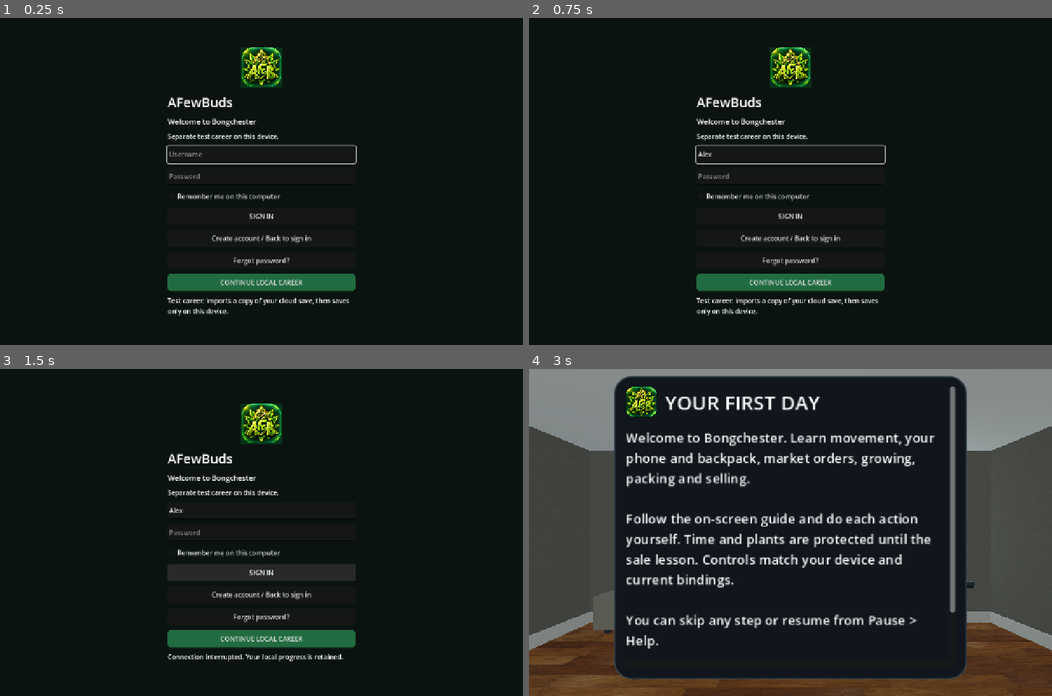
Above: before the commit, frames 1-4 (two rows, left to right).
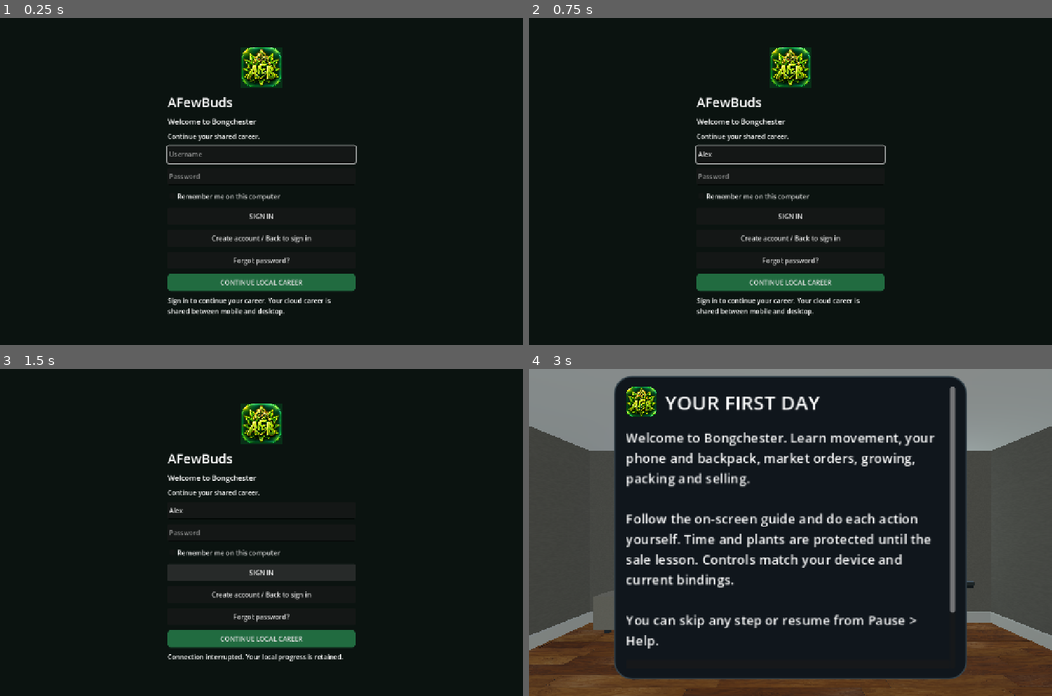
Above: after the commit, the same moments.

Repository: FFDevelopment/afewbuds-3d-prototype
Game: Godot game, scene res://account/login.tscn
Two runs of this game, one before a commit and one after it. Both use one fixed random seed, a clock stepped at 60 frames per second and the inputs below.
Inputs (mouse positions are in pixels of both pictures, inside the frame that each line leads up to):
- Up to frame 1 (0.25 s): no input
- Up to frame 2 (0.75 s): click (790, 155) at 0.52 s; type "Alex" at 0.6 s
- Up to frame 3 (1.5 s): click (261, 525) at 0.75 s; type "12" at 0.83 s; click "SIGN IN" at 1.25 s
- Up to frame 4 (3 s): click "SIGN IN" at 2 s; click "CONTINUE LOCAL CAREER" at 2.75 s

The runs differ from the first frame. In frame 1, 0.8% of the frame differs, in the area x 32-67%, y 35-91%; in frame 2, 0.8%; in frame 3, 0.2%; in frame 4, nothing differs.

Commit message:
Prepare equipment beta with shared careers and preserved session hotfix

Diff:
--- a/game/account/cloud.gd
+++ b/game/account/cloud.gd
@@ -10,11 +10,11 @@
 # Existing public AFewBuds API configuration; no admin/service-role credentials.
 const BASE := "https://nlrrnhdcjrnfuftyoaqn.supabase.co"
 const API_KEY := "sb_publishable_f8LrZYozO8h2xAvn90L-gw_dZiaUwTY"
-const CONNECTION_NOTE := "Test career: imports a copy of your cloud save, then saves only on this device."
+const CONNECTION_NOTE := "Sign in to continue your career. Your cloud career is shared between mobile and desktop."
 const LEGACY_ACTIVE := "user://afewbuds_3d_prototype_save.json"
 var ACTIVE:String="user://play_runtime_"+str(OS.get_process_id())+".json"
-const SESSION := "user://expansion_session.json"
-var inventory_preview := true
+const SESSION := "user://account_session.json"
+var inventory_preview := false
 var service_url := BASE
 var session: Dictionary = {}
 var remote_signature := ""
@@ -23,6 +23,7 @@
 var pending: Dictionary = {}
 var busy := false
 var blocked := false
+var block_reason := ""
 var launched := false
 var generation := 0
 var leaderboard_error := ""
@@ -107,7 +108,7 @@
 	return data
 
 func fingerprint(save: Dictionary) -> String:
-	return JSON.stringify(save, "", true, true).sha256_text()
+	return JSON.stringify(wire_numbers(save), "", true, true).sha256_text()
 
 func set_status(message: String, attention: bool = false) -> void:
 	sync_warning = attention
@@ -135,7 +136,7 @@
 
 func cache_path() -> String:
 	if career_key=="guest":return "user://career_guest.json"
-	return "user://" + ("expansion_career_" if inventory_preview else "shared_career_") + career_key + ".json"
+	return "user://" + ("career_" if inventory_preview else "shared_career_") + career_key + ".json"
 
 func settings_path() -> String:
 	return "user://desktop_" + career_key + ".json"
@@ -148,6 +149,7 @@
 		if not original.is_empty(): write_json("user://career_guest.json", {"save": original, "remote_signature": "", "dirty": false})
 		write_json("user://guest_migrated.json", {"done": true})
 	blocked = false
+	block_reason = ""
 	pending = {}
 	generation += 1
 	if guest:
@@ -179,7 +181,7 @@
 		var cached := read_json(cache_path())
 		if inventory_preview and cached.get("inventory_preview",false):cloud=cached.get("save",{});remote_signature=fingerprint(cloud)
 		if cached.get("dirty", false):
-			if str(cached.get("remote_signature", "")) != remote_signature and fingerprint(cached.get("save", {})) != remote_signature and not use_cloud:
+			if str(cached.get("remote_signature", "")) not in [remote_signature, JSON.stringify(cloud, "", true, true).sha256_text()] and fingerprint(cached.get("save", {})) != remote_signature and not use_cloud:
 				return {"conflict": true, "error": "Another version saved this career. Continue from cloud to keep its progress. Your desktop copy will be backed up."}
 			if use_cloud:
 				write_json(cache_path() + ".backup", cached)
@@ -241,26 +243,15 @@
 	while not pending.is_empty() and not blocked:
 		var outgoing := pending.duplicate(true)
 		pending = {}
-		# Existing API has no compare-and-swap endpoint. Check the exact career
-		# last loaded before uploading, and stop on a known external change.
-		var latest := await request_rpc("afb_get_save", {"p_session_token": session.session_token})
-		if epoch != generation: break
-		if latest.has("error"):
-			if pending.is_empty(): pending = outgoing
-			set_status("Saved locally. Cloud unavailable — retry with F5.", true)
-			break
-		var latest_save: Dictionary = latest.get("save_json", {}) if latest.get("exists", false) else {}
-		if fingerprint(latest_save) != remote_signature and fingerprint(latest_save)!=fingerprint(outgoing):
-			blocked = true
-			if pending.is_empty(): pending = outgoing
-			set_status("Cloud changed in another version. Saved locally; return to sign-in to load cloud.", true)
-			break
+		# The server atomically checks play ownership and revision. JSON text
+		# comparisons are not a reliable substitute for that check.
 		set_status("Saving to AFewBuds cloud…")
 		var result := await request_rpc("afb_save_career", {"p_session_token": session.session_token,"p_play_id":play_id,"p_revision":revision,"p_save_json": outgoing})
 		if epoch != generation: break
 		if result.has("error") or not result.get("ok", false):
 			if pending.is_empty(): pending = outgoing
-			blocked = str(result.get("reason", "")) in ["save_conflict", "client_update_required", "save_schema_newer", "cloud_newer","session_replaced","session_invalid"]
+			block_reason = str(result.get("reason", ""))
+			blocked = block_reason in ["save_conflict", "client_update_required", "save_schema_newer", "cloud_newer","session_replaced","session_invalid"]
 			set_status("Cloud conflict — saved locally. Return to sign-in to load the newer career." if blocked else "Saved locally. Cloud unavailable — retry with F5.", true)
 			break
 		revision=int(result.get("revision",revision+1));last_contact=Time.get_ticks_msec()
@@ -281,6 +272,7 @@
 	session.clear()
 	pending = {}
 	blocked = false
+	block_reason = ""
 	if FileAccess.file_exists(SESSION): DirAccess.remove_absolute(ProjectSettings.globalize_path(SESSION))
 
 func new_play_id() -> String:
@@ -300,10 +292,11 @@
 	heartbeat_busy=false
 	if epoch!=generation:return
 	if result.has("error"):return
+	var state:String=str(result.get("state",""))
+	if state not in ["active","handoff","replaced"]:return
 	last_contact=Time.get_ticks_msec()
-	var state:String=str(result.get("state","replaced"))
 	if state=="handoff":handoff_pending=true
-	if state=="replaced":blocked=true;launched=false
+	if state=="replaced":blocked=true;block_reason="session_replaced";launched=false
 	session_event.emit(state)
 func release_play() -> bool:
 	if inventory_preview or session.is_empty():return true
--- a/game/account/cloud_test.gd
+++ b/game/account/cloud_test.gd
@@ -34,11 +34,25 @@
 	check(not cloud.remote.runtime.has("prototype_player") and cloud.remote.runtime.current_view == "main_grow_door", "camera isolated from shared save")
 	check(cloud.remote.future_field.keep and cloud.remote.runtime.future == 7, "unknown root and runtime fields retained")
 	check(cloud.read_json(cloud.settings_path()).x == 2, "camera persisted per account on desktop")
+	check(cloud.fingerprint({"cash":500,"items":[1,2.0]}) == cloud.fingerprint(JSON.parse_string('{"cash":500,"items":[1,2]}')), "Equivalent JSON numbers keep the same save signature")
+	cloud.json_roundtrip=true
+	cloud.queue_save({"cash":501,"save_schema":2})
+	await cloud.flush()
+	while cloud.busy:await process_frame
+	cloud.queue_save({"cash":502,"save_schema":2})
+	await cloud.flush()
+	while cloud.busy:await process_frame
+	check(not cloud.blocked and cloud.remote.cash==502,"Repeated saves survive server JSON number normalization")
+	cloud.heartbeat_state=""
+	await cloud.heartbeat()
+	check(cloud.launched and not cloud.blocked,"Malformed heartbeat does not invent another active session")
+	cloud.heartbeat_state="active"
 	cloud.remote.cash = 700
+	cloud.server_revision += 1
 	cloud.queue_save({"cash": 550, "save_schema": 2})
 	await cloud.flush()
 	while cloud.busy: await process_frame
-	check(cloud.blocked and cloud.remote.cash == 700, "concurrent regular save blocks stale desktop upload")
+	check(cloud.blocked and cloud.block_reason=="save_conflict" and not cloud.session.is_empty() and cloud.remote.cash == 700, "concurrent regular save blocks stale desktop upload")
 	result = await cloud.prepare()
 	check(result.get("conflict", false), "pending desktop conflict requires cloud restore decision")
 	result = await cloud.prepare(false, true)
--- a/game/account/login.gd
+++ b/game/account/login.gd
@@ -55,7 +55,7 @@
 	box.add_child(logo)
 	label("AFewBuds", 32)
 	label("Welcome to Bongchester", 18)
-	label("Separate test career on this device.", 16)
+	label("Continue your shared career.", 16)
 	username = field("Username")
 	username.max_length = 20
 	password = field("Password", true)
--- a/game/account/mock_cloud.gd
+++ b/game/account/mock_cloud.gd
@@ -6,6 +6,7 @@
 var server_revision := 0
 var active_play := ""
 var heartbeat_state := "active"
+var json_roundtrip := false
 func request_rpc(method: String, payload: Dictionary) -> Dictionary:
 	await get_tree().process_frame
 	if fail_network: return {"error": "offline"}
@@ -23,7 +24,7 @@
 		if str(payload.p_play_id)!=active_play:return {"ok":false,"reason":"session_replaced"}
 		if int(payload.p_revision)!=server_revision:return {"ok":false,"reason":"save_conflict"}
 		if reject_save: return {"ok": false, "reason": "cloud_newer"}
-		remote = payload.p_save_json.duplicate(true)
+		remote = JSON.parse_string(JSON.stringify(wire_numbers(payload.p_save_json), "", true, true)) if json_roundtrip else payload.p_save_json.duplicate(true)
 		writes += 1
 		server_revision+=1
 		return {"ok": true, "revision":server_revision,"saved_unix": remote.get("saved_unix", 0)}
--- a/game/account/preview_test.gd
+++ b/game/account/preview_test.gd
@@ -10,7 +10,7 @@
  if not ok:failures+=1;push_error(label)
  else:print("PASS ",label)
 func run():
- var c=Preview.new();root.add_child(c)
+ var c=Preview.new();c.inventory_preview=true;root.add_child(c)
  c.accept_session({"account_id":"preview-qa","username":"QA","session_token":"fixture"},false)
  var result:Dictionary=await c.prepare()
  check(result.get("ok",false) and c.baseline.cash==1234,"Preview imports live career read-only")
--- a/game/project.godot
+++ b/game/project.godot
@@ -2,7 +2,7 @@
 
 [application]
 config/name="AFewBuds"
-config/version="0.16.0-equipment.4"
+config/version="0.16.0-beta.1"
 run/main_scene="res://account/login.tscn"
 config/features=PackedStringArray("4.7", "GL Compatibility")
 config/icon="res://assets/branding/afb_app_icon.png"
--- a/game/prototype/apartment.gd
+++ b/game/prototype/apartment.gd
@@ -287,7 +287,8 @@
 		elif not fp_sync_warning.is_empty() and not message.begins_with("Saving "):
 			if status_label.text == fp_sync_warning:status_label.text = ""
 			fp_sync_warning = ""
-	if AFBCloud.blocked and inventory_system!=null:inventory_system.session_menu.on_cloud_event("replaced")
+	if AFBCloud.blocked and inventory_system!=null:
+		inventory_system.session_menu.on_cloud_event("replaced" if AFBCloud.block_reason in ["session_replaced","session_invalid"] else "save_conflict")
 
 func _close_active_panel() -> bool:
 	if inventory_system.packing.is_open():inventory_system.packing.close();return true
--- a/game/prototype/equipment_test.gd
+++ b/game/prototype/equipment_test.gd
@@ -208,6 +208,14 @@
    check(not rect.intersects(m.bounds(shelf_id,shelf_at,int(shelf_entry.yaw)).grow(.4)),"Utility leaves clear access to original grow shelf")
   check(not utility_bounds[0].intersects(utility_bounds[1]),"Water and ventilation no longer overlap")
  check(inv.contents("apartment:supply")==stock_before and m.state.items.legacy_supply.sku==tier_before,"Repair retains shelf stock and purchased tier")
+ m.state.items.legacy_water_kit.property="apartment"
+ m.state.items.legacy_water_kit.position=[-3.2,0,-5.1]
+ m.state.items.legacy_water_kit.utility_layout_version=1
+ m.repair_utility_positions()
+ check(m.state.items.legacy_water_kit.position==m.utility_position("apartment","water_kit"),"Earlier automatic layout updates to the clear utility wall")
+ var repaired:Array=m.state.items.legacy_water_kit.position.duplicate()
+ m.repair_utility_positions()
+ check(m.state.items.legacy_water_kit.position==repaired,"Utility repair is idempotent")
  m.state.items.legacy_water_kit.position=[-3.8,0,-5.3]
  m.state.items.legacy_water_kit.player_placed=true
  m.state.items.legacy_water_kit.erase("utility_layout_version")
--- a/game/prototype/inventory_test.gd
+++ b/game/prototype/inventory_test.gd
@@ -16,7 +16,7 @@
  var desktop:bool=ResourceLoader.exists("res://prototype/apartment.tscn")
  if desktop:
   var cloud=root.get_node("AFBCloud")
-  check(cloud.inventory_preview,"Expansion test defaults to isolated local careers")
+  check(not cloud.inventory_preview,"Public beta defaults to shared cloud careers")
   cloud.inventory_preview=true
   cloud.launched=true;cloud.session={"account_id":"inventory-fixture","username":"Preview","session_token":"not-a-real-token"}
   cloud.baseline={"cash":80,"lifetime_revenue":36130}
--- a/game/prototype/police_test.gd
+++ b/game/prototype/police_test.gd
@@ -79,8 +79,9 @@
 	check(buried_trim.is_empty(),"Wall-base trim is surface-mounted and not buried in masonry")
 	check(stair_nosings==19,"Top stair nosing stops at the upstairs landing edge")
 	player.position=station.point(11.2,.1,30)
-	game.camera.position=player.position+Vector3.UP*2.16;game.camera.look_at(station.point(11.2,1.6,28));await frames()
-	game._use_target();await create_timer(.5).timeout
+	game.camera.position=player.position+Vector3.UP*2.16;game.camera.look_at(station.point(11.2,1.6,28))
+	player.yaw=game.camera.rotation.y;player.pitch=game.camera.rotation.x;await frames()
+	game._use_target();await create_timer(.5,true,true).timeout
 	check(station.get_node("PUBLIC_ENTRANCE").opened,"Native raycast interaction opens police entrance")
 	for door in station.doors:
 		if not door.opened:door.toggle(station.point(12,2.16,15))
--- a/game/prototype/session_ui_test.gd
+++ b/game/prototype/session_ui_test.gd
@@ -41,6 +41,16 @@
  check(game.session_paused and menu.cloud_locked,"Lost session verification prevents resuming gameplay")
  menu.on_cloud_event("active");game._resume_gameplay()
  check(not game.session_paused and not menu.cloud_locked,"Verified connection permits explicitly resuming")
+ if desktop:
+  var cloud=root.get_node("AFBCloud")
+  cloud.session={"account_id":"fixture", "session_token":"fixture", "username":"QA"}
+  cloud.pending={"cash":123}
+  cloud.blocked=true;cloud.block_reason="save_conflict"
+  game._on_cloud_status("Cloud conflict — saved locally.")
+  check(menu.cloud_state=="save_conflict" and menu.cloud_locked,"Save conflict is distinct from another active session")
+  check(not cloud.session.is_empty() and not cloud.pending.is_empty(),"Save conflict preserves login and pending progress")
+  cloud.session={};cloud.pending={};cloud.blocked=false;cloud.block_reason=""
+  menu.on_cloud_event("active")
  game._pause_gameplay()
  var probe:=ExitProbe.new();root.add_child(probe);inv.session_menu=probe
  game.cash=1234
--- a/game/scripts/property_furniture.gd
+++ b/game/scripts/property_furniture.gd
@@ -40,7 +40,7 @@
  "house":{"living":Rect2(25.4,-4.6,7.65,7.15),"packing":Rect2(37,-4.6,7.6,7.15),"kitchen":Rect2(25.4,-13.55,5.5,6.1),"bathroom":Rect2(31.7,-13.55,2.05,6.1),"bedroom":Rect2(34.65,-13.55,3.5,6.1),"grow":Rect2(39.05,-13.55,5.55,6.1)}}
 # Front grow-room corners keep migrated utility units clear of shelves and tents.
 const UTILITY_POSITIONS={
- "apartment":{"water_kit":Vector3(-3.2,0,-5.1),"ventilation":Vector3(3.2,0,-5.1)},
+ "apartment":{"water_kit":Vector3(3.8,0,-5.1),"ventilation":Vector3(3.8,0,-6.4)},
  "house":{"water_kit":Vector3(39.65,0,-8.2),"ventilation":Vector3(40.65,0,-8.2)}}
 const CURBS={"apartment":Vector3(-2,0,7.2),"house":Vector3(34.8,0,4.8)}
 var host:Node
@@ -115,12 +115,14 @@
   var id:String="legacy_"+str(sku)
   if not state.items.has(id):continue
   var e:Dictionary=state.items[id]
-  if e.get("utility_layout_version",0)>=1:continue
+  if e.get("utility_layout_version",0)>=2:continue
   var p:Array=e.get("position",[])
-  # Repair only the old generated spawn, never a player's chosen placement.
-  if not e.get("player_placed",false) and e.get("property","") in ROOMS and p.size()==3 and Vector2(p[0],p[2]).distance_to(Vector2(-3.8,-5.3))<.02:
+  var previous:Vector2=Vector2(-3.2,-5.1) if sku=="water_kit" else Vector2(3.2,-5.1)
+  var old_spawn:bool=p.size()==3 and (Vector2(p[0],p[2]).distance_to(Vector2(-3.8,-5.3))<.02 or (e.get("utility_layout_version",0)==1 and Vector2(p[0],p[2]).distance_to(previous)<.02))
+  # Repair only known generated spawns, never a player's chosen placement.
+  if not e.get("player_placed",false) and e.get("property","") in ROOMS and old_spawn:
    e.position=utility_position(e.property,sku)
-  e.utility_layout_version=1
+  e.utility_layout_version=2
 func ensure_slots() -> void:
  var next:int=host.plant_slots.size()
  for e in state.items.values():
--- a/game/scripts/session_menu.gd
+++ b/game/scripts/session_menu.gd
@@ -42,8 +42,8 @@
   inventory.button("BACK",func():show_page("home"),body)
   inventory.guide.populate_help(body)
  elif page=="session":
-  inventory.label("Saving your career for the other device.. …(101 unchanged characters)… ession." if cloud_state=="offline" else "This play session has ended. Your account is active on another device."),body,18)
-  if cloud_state=="replaced":inventory.button("RETURN TO SIGN IN",return_to_sign_in,body,true)
+  inventory.label("Saving your career for the other device.. …(101 unchanged characters)… ession." if cloud_state=="offline" else ("Cloud saves need attention. Your progress is saved on this device. Return to sign-in to review the cloud save." if cloud_state=="save_conflict" else "This play session is no longer valid. Sign in again to continue from your latest cloud save.")),body,18)
+  if cloud_state in ["replaced","save_conflict"]:inventory.button("RETURN TO SIGN IN",return_to_sign_in,body,true)
  scroll.scroll_vertical=0
 func _process(_delta:float) -> void:
  if OS.has_feature("web"):
@@ -77,7 +77,7 @@
  if state=="active":
   if cloud_locked:cloud_locked=false;host.pause_message.text="Connection restored. Resume when ready.";show_page("home")
   return
- if state not in ["handoff","replaced","offline"]:return
+ if state not in ["handoff","replaced","offline","save_conflict"]:return
  cloud_locked=true
  host._pause_gameplay()
  host.pause_overlay.show();show_page("session")
